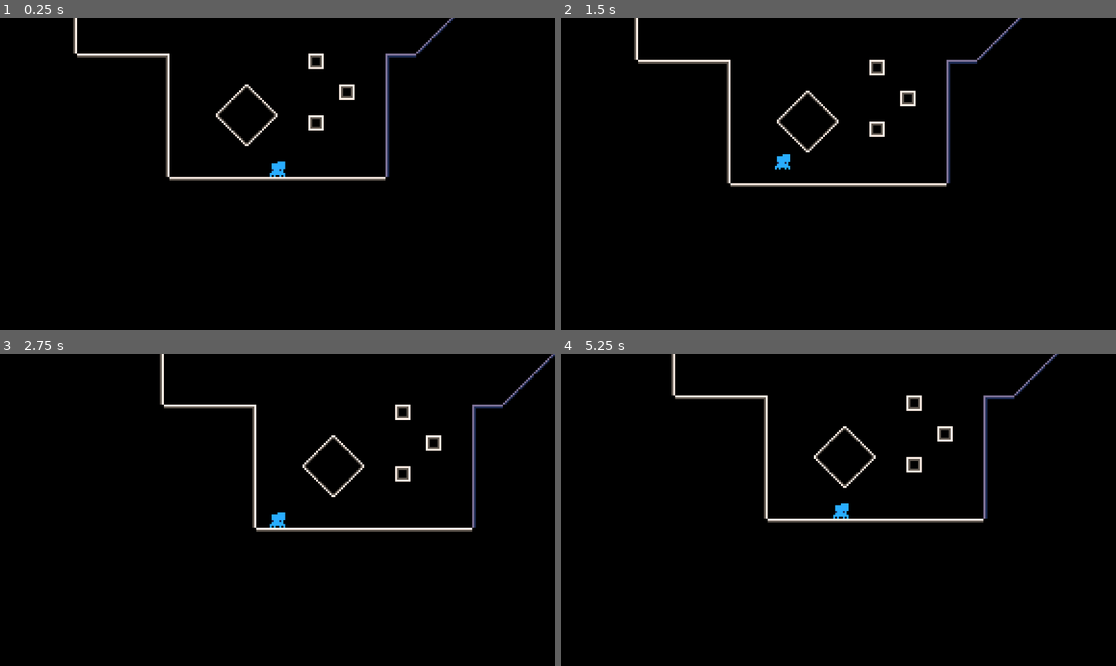
Above: before the commit, frames 1-4 (two rows, left to right).
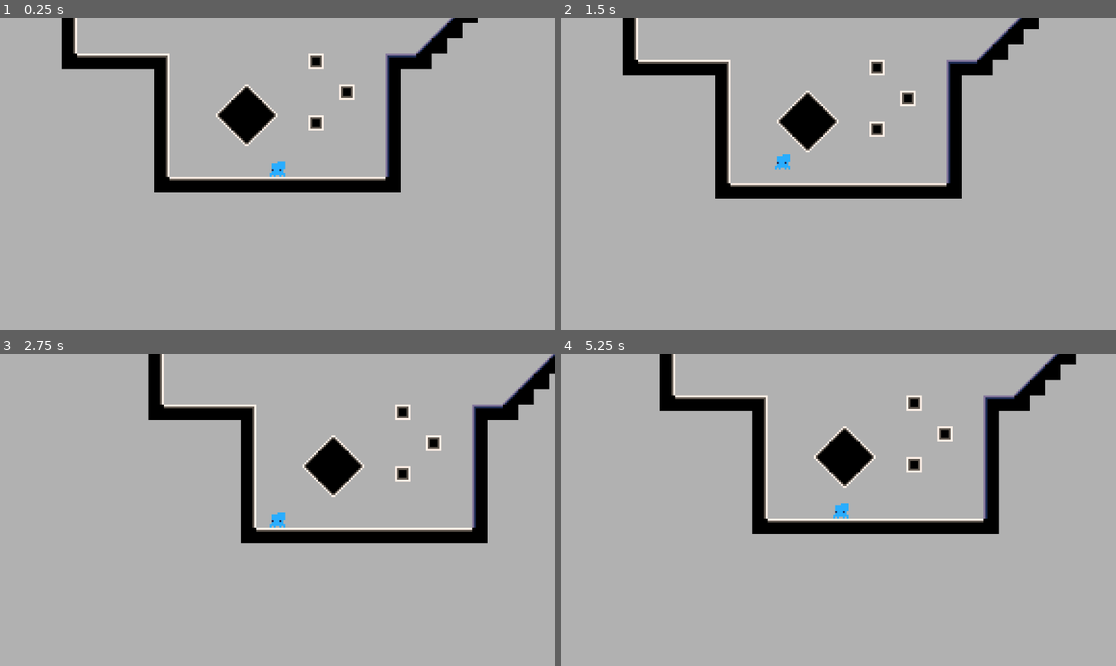
Above: after the commit, the same moments.

Repository: Flamenccio/spider-jump
Game: Godot game, scene res://world.tscn
The game is run twice, just before and just after one commit, with the same random seed, the same clock (stepped at 60 frames per second) and the same inputs.
Inputs (mouse positions are in pixels of both pictures, inside the frame that each line leads up to):
- Up to frame 1 (0.25 s): no input
- Up to frame 2 (1.5 s): tap Enter at 0.5 s; move the mouse to (960, 158) at 0.52 s; press the mouse at (960, 158) at 0.53 s; hold D (move_right) 0.53-1.25 s; release the mouse at (960, 158) at 1.25 s; drag from (727, 189) to (849, 174) at 1.27 s
- Up to frame 3 (2.75 s): move the mouse to (333, 441) at 2.02 s; hold D (move_right) from 2.03 s (still down); tap Delete at 2.1 s
- Up to frame 4 (5.25 s): release D (move_right) at 2.75 s; drag from (810, 572) to (672, 463) at 2.77 s; move the mouse to (1005, 556) at 3.52 s; hold A (move_left) 3.53-4.25 s; tap V at 3.6 s; drag from (672, 463) to (755, 432) at 4.27 s; move the mouse to (866, 510) at 5.02 s; hold S (move_down) from 5.03 s (still down); tap Backspace at 5.1 s; click (866, 510) at 5.17 s

The runs differ from the first frame. In frame 1, 92% of the frame differs, in the area x 0-100%, y 0-100%; in frame 2, 92%; in frame 3, 92%; in frame 4, 92%.

Commit message:
create bake tilemap (1/2)

Diff:
--- /dev/null
+++ b/bake_tilemap.gd
@@ -0,0 +1,90 @@
+@tool
+extends StaticBody2D
+
+@export_tool_button('Bake!') var _bake_call: Callable = _bake
+@export var _target_tilemap_layer: TileMapLayer
+var _tiles_cache: Array[Vector2i]
+
+
+func _bake() -> void:
+
+	if not Engine.is_editor_hint():
+		return
+
+	if _target_tilemap_layer == null:
+		printerr('bake tilemap: target tilemap layer is null!')
+		return
+
+	print("bake tilemap: baking...")
+
+	_flush_children()
+	_tiles_cache = _target_tilemap_layer.get_used_cells()
+
+	var groups := _find_groups()
+
+	_generate_polygons(groups)
+
+
+func _flush_children() -> void:
+	var children = get_children()
+	for child in children:
+		child.queue_free()
+
+
+func _find_groups() -> Dictionary:
+
+	var group_num: int = 0
+	var groups: Dictionary
+	print("bake tilemap: grouping cells...")
+
+	while _tiles_cache.size() > 0:
+		groups[group_num] = _group_cells(_tiles_cache.pick_random())
+		print("bake tilemap: created group ", group_num)
+		group_num += 1
+
+	print('bake tilemap: found {0} groups'.format({'0': group_num}))
+	return groups
+
+
+func _group_cells(current: Vector2i) -> Array[Vector2i]:
+
+	if not _tiles_cache.has(current):
+		return []
+
+	var group: Array[Vector2i] = []
+	group.append(current)
+	_tiles_cache.erase(current)
+
+	var right = current + Vector2i.RIGHT
+	var left = current + Vector2i.LEFT
+	var up = current + Vector2i.UP
+	var down = current + Vector2i.DOWN
+
+	group.append_array(_group_cells(up))
+	group.append_array(_group_cells(down))
+	group.append_array(_group_cells(right))
+	group.append_array(_group_cells(left))
+
+	return group
+
+
+func _generate_polygons(groups: Dictionary) -> void:
+	var shapes: Dictionary
+	for key in groups.keys():
+		shapes[key] = _merge_shape(groups[key])
+
+
+## Returns a list of vertices, travelling clockwise around
+## the resulting polygon
+func _merge_shape(group: Array[Vector2i]) -> Array[Vector2i]:
+	var begin = _find_merge_start(group)
+	return []
+
+
+## Returns top-left position
+func _find_merge_start(group: Array[Vector2i]) -> Vector2i:
+	var begin: Vector2i = Vector2i(99999, 99999)
+	for pos in group:
+		if pos.x < begin.x or pos.y < begin.y:
+			begin = pos
+	return begin
--- a/collision_handler.gd
+++ b/collision_handler.gd
@@ -1,27 +1,19 @@
 extends Node
 
-signal ground_enter()
-signal ground_exit()
-signal slippery_ground_enter()
-signal slippery_ground_exit()
 signal set_state_machine_condition(condition: String, value)
 
 
 func _on_ground_detector_body_exited(body:Node2D) -> void:
-	ground_exit.emit()
 	set_state_machine_condition.emit('ground', false)
 
 
 func _on_ground_detector_body_entered(body:Node2D) -> void:
-	ground_enter.emit()
 	set_state_machine_condition.emit('ground', true)
 
 
 func _on_slip_detector_body_exited(body:Node2D) -> void:
-	slippery_ground_exit.emit()
 	set_state_machine_condition.emit('slippery', false)
 
 
 func _on_slip_detector_body_entered(body:Node2D) -> void:
-	slippery_ground_enter.emit()
 	set_state_machine_condition.emit('slippery', true)
--- a/player.gd
+++ b/player.gd
@@ -13,9 +13,3 @@
 
 func on_unstick() -> void:
 	gravity_scale = _gravity_scale
-
-
-func _on_wall_detector_collision_normal(normal:Vector2) -> void:
-	#var normal_angle := normal.angle() + PI / 2.0
-	#rotation = normal_angle
-	pass
--- a/project.godot
+++ b/project.godot
@@ -84,5 +84,5 @@
 [rendering]
 
 renderer/rendering_method="mobile"
-environment/defaults/default_clear_color=Color(0, 0, 0, 1)
+environment/defaults/default_clear_color=Color(0.694674, 0.694674, 0.694673, 1)
 2d/snap/snap_2d_transforms_to_pixel=true
--- a/world.tscn
+++ b/world.tscn
@@ -18,6 +18,7 @@
 [ext_resource type="Script" uid="uid://dj2pny76cdmi5" path="res://collision_handler.gd" id="15_ikiii"]
 [ext_resource type="Script" uid="uid://vkr7jdskxn60" path="res://behavior_state/player/slippery.gd" id="15_udxuc"]
 [ext_resource type="Shape2D" uid="uid://clf4j6ia4qkob" path="res://collision_shapes/detector_area.tres" id="16_cbp6q"]
+[ext_resource type="Script" uid="uid://ccfa4mjrd6vfk" path="res://bake_tilemap.gd" id="19_cbp6q"]
 
 [sub_resource type="PhysicsMaterial" id="PhysicsMaterial_tlwt5"]
 friction = 0.0
@@ -257,11 +258,14 @@
 }
 name = ""
 
+[sub_resource type="PhysicsMaterial" id="PhysicsMaterial_ikiii"]
+friction = 0.0
+
 [node name="World" type="Node2D"]
 
 [node name="TestTilemap" type="TileMapLayer" parent="."]
 texture_filter = 1
-tile_map_data = PackedByteArray("AADz//j/AAAKAAAAAAD0//j/AAA …(1472 unchanged characters)… HAAMAAAAKAPb/AAAHAAMAAAAJAPf/AAAHAAMAAAA=")
+tile_map_data = PackedByteArray("AADz//j/AAAKAAAAAAD0//j/AAA …(1472 unchanged characters)… HAAMAAAAKAPb/AAAHAAMAAAAJAPf/AAAHAAMAAAAJAPj/AAAKAAQAAAAKAPf/AAAKAAQAAAALAPb/AAAKAAQAAAAMAPX/AAAKAAQAAAANAPT/AAAKAAQAAAAOAPP/AAAKAAQAAAAOAO//AAAKAAQAAADy/+//AAAKAAQAAADy//j/AAAKAAQAAAA=")
 tile_set = SubResource("TileSet_tlwt5")
 
 [node name="Player" type="RigidBody2D" parent="."]
@@ -360,6 +364,11 @@
 [node name="InputService" type="Node" parent="." node_paths=PackedStringArray("_pull_origin")]
 script = ExtResource("3_aqk2v")
 _pull_origin = NodePath("../Player")
+
+[node name="StaticBody2D" type="StaticBody2D" parent="." node_paths=PackedStringArray("_target_tilemap_layer")]
+physics_material_override = SubResource("PhysicsMaterial_ikiii")
+script = ExtResource("19_cbp6q")
+_target_tilemap_layer = NodePath("../TestTilemap")
 
 [connection signal="entered" from="Player/StateMachine/StateMachinePlayer" to="Player/StateMachine" method="_on_state_machine_player_entered"]
 [connection signal="exited" from="Player/StateMachine/StateMachinePlayer" to="Player/StateMachine" method="_on_state_machine_player_exited"]
Not shown, added: bake_tilemap.gd.uid
Not shown: 1 places in world.tscn that only renumber resources
